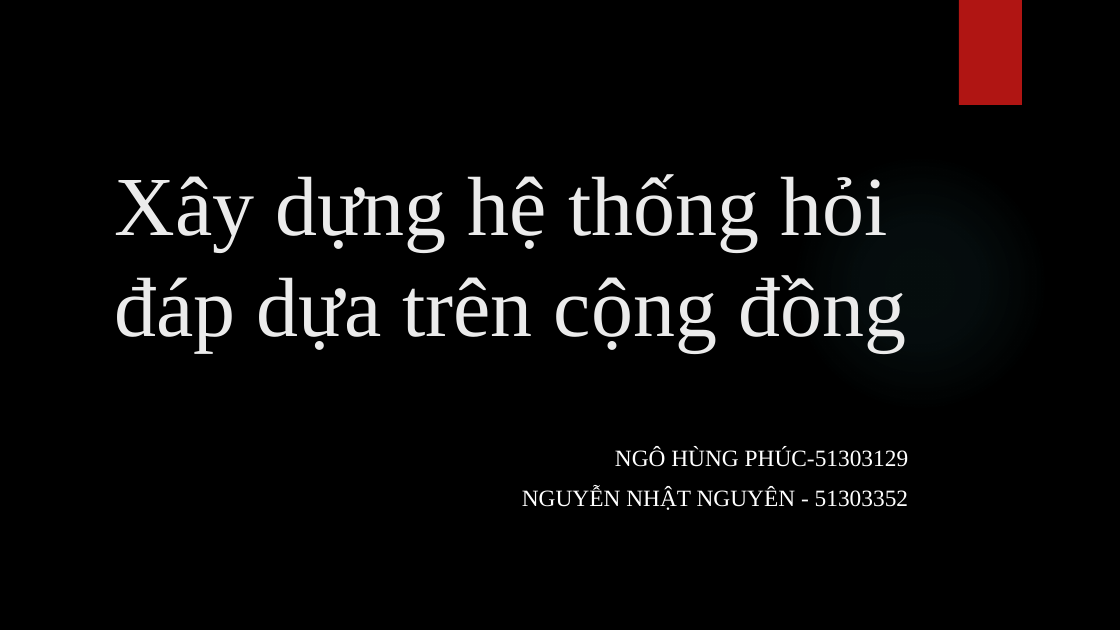
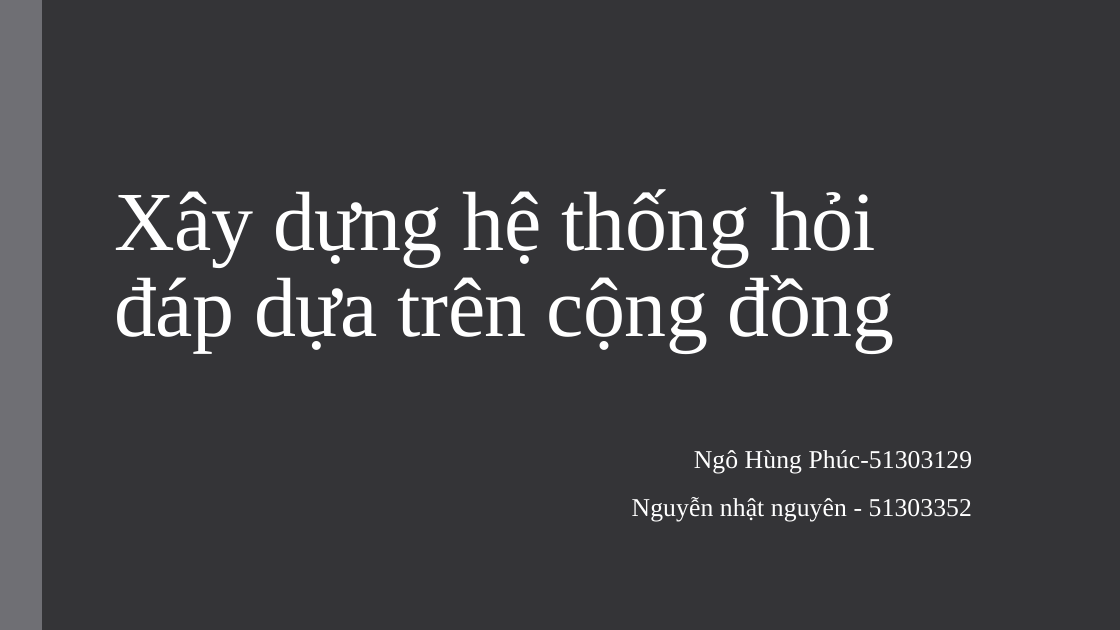
Before and after one commit to SaiGonSoftware/QA-Forum, a slide deck: slide 1 of Document/Baocao.pptx. Drawn at 1120x630 pixels with LibreOffice and Linux fonts; fonts in the diff are those of the drawing; background and template pictures are left out. Boxes give left, top, right and bottom in pixels: in the first picture for what was removed or moved away, otherwise in the second. Text is boxed around its words. In the diff, an @@ line names an element or a change of style, - is before the commit and + after.

```diff
--- a/Document/Baocao.pptx
+++ b/Document/Baocao.pptx
@@ background picture (left out) to #353537 @@
@@ rectangle added at [0,0,42,630], fill #6F6F74 @@
@@ rectangle removed at [959,0,1022,105] @@
@@ title "Xây dựng hệ thống hỏi ..." at [114,189,894,351]: text colour #EBEBEB to #FFFFFF, letter spacing 0 to -0.5 pt; line spacing 1 to 0.85 @@
@@ ellipse removed at [791,154,1049,413] @@
@@ subtitle at [632,450,973,522]: text changed; size 20 to 22 pt @@
-NGÔ HÙNG PHÚC-51303129
-NGUYỄN NHẬT NGUYÊN - 51303352
+Ngô Hùng Phúc-51303129
+Nguyễn nhật nguyên - 51303352
```
Also in this commit, not shown: 8 other slides changed.
